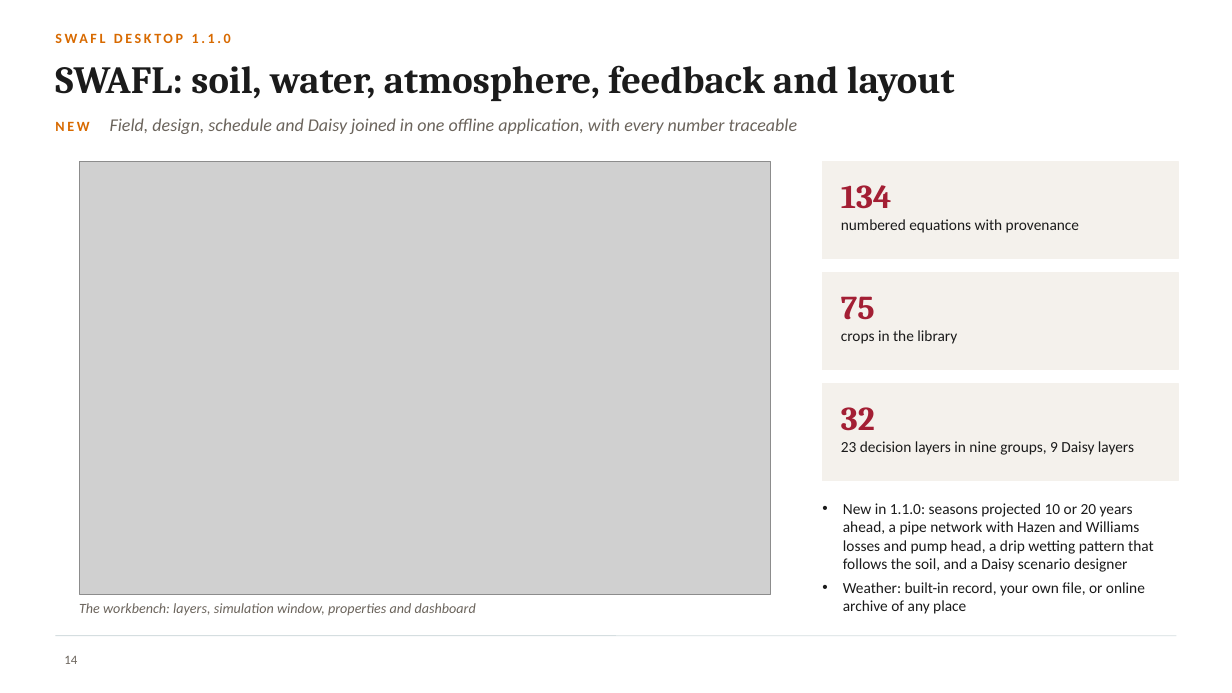
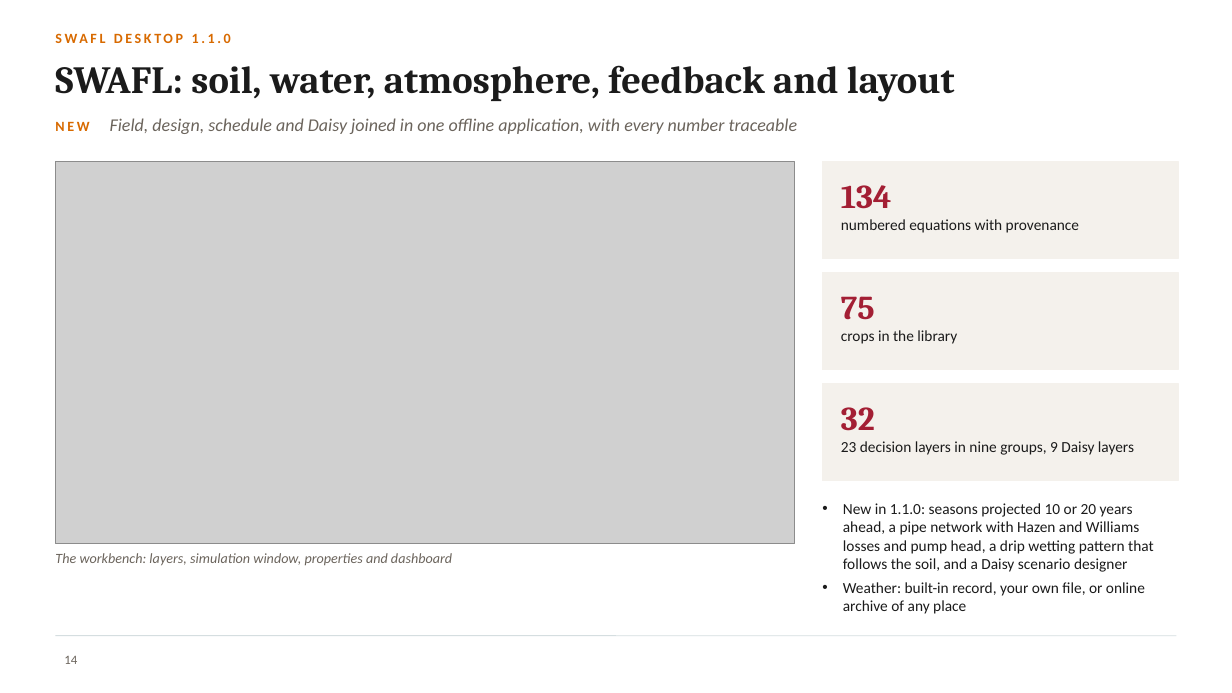
Before and after one commit to halilunaziru73-creator/Coupled-Water-Fluxes-Pore-Scale-Dynamics-Precision-Irrigation-Mulching-Feedback-Loops, a slide deck: slide 14 of Manuscripts/pdf/Supplementary/SWAFL_Presentation.pptx. Drawn at 1232x693 pixels with LibreOffice and Linux fonts; fonts in the diff are those of the drawing; grey boxes stand for pictures; background and template pictures are left out. Boxes give left, top, right and bottom in pixels: in the first picture for what was removed or moved away, otherwise in the second. Text is boxed around its words. In the diff, an @@ line names an element or a change of style, - is before the commit and + after.

Commit message:
Presentation: desktop screenshots for the workbench overview, experiments and experiment folder

```diff
--- a/Manuscripts/pdf/Supplementary/SWAFL_Presentation.pptx
+++ b/Manuscripts/pdf/Supplementary/SWAFL_Presentation.pptx
@@ picture: place and size @@
-picture at <box>79,162,772,594</box>
+picture at <box>55,162,795,544</box>
@@ text "The workbench: layers, simulation window, ...": place and size @@
-text "The workbench: layers, simulation window, ..." at <box>79,603,476,615</box>
+text "The workbench: layers, simulation window, ..." at <box>55,553,452,566</box>
```
Also in this commit, not shown: 1 other slide changed.
